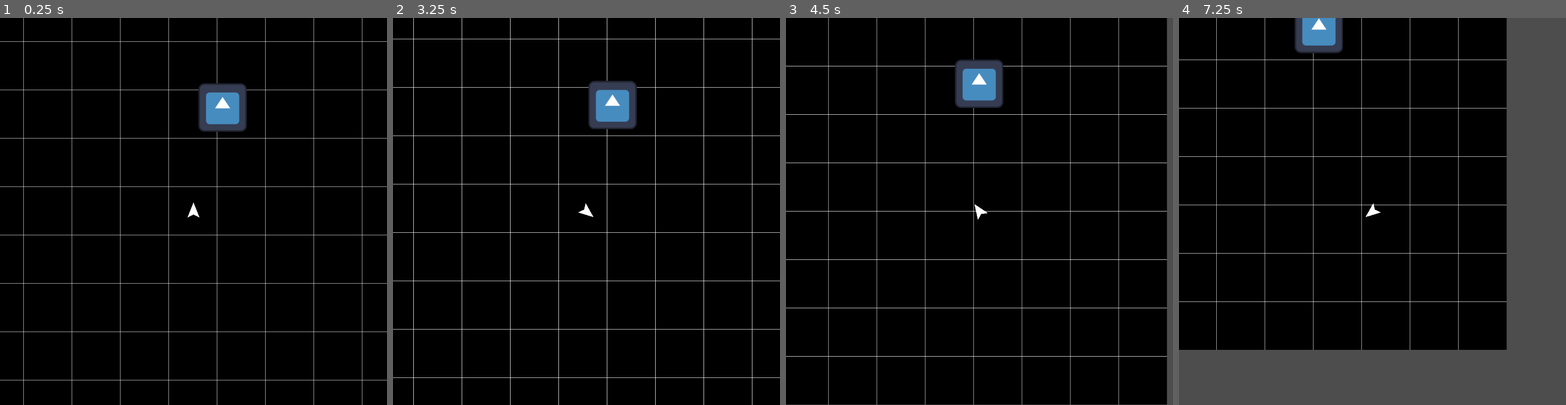
Above: before the commit, frames 1-4 (left to right).
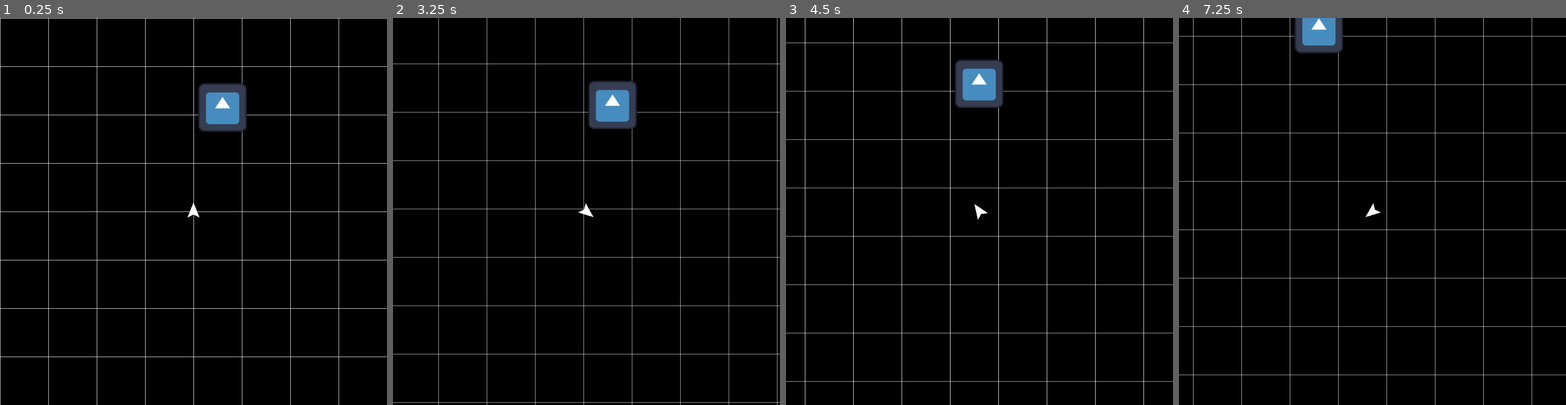
Above: after the commit, the same moments.

Repository: Trantarius/ArcadeGame
Game: Godot game, scene res://main.tscn
Two runs of this game, one before a commit and one after it. Both use one fixed random seed, a clock stepped at 60 frames per second and the inputs below. The engine's default icon, where the game draws it, is replaced by a stand-in: a white triangle on a blue panel in a dark square.
Inputs:
- Up to frame 1 (0.25 s): no input
- Up to frame 2 (3.25 s): tap Enter at 0.5 s; hold D (right) 0.53-1.28 s; hold A (left) 1.28-2.03 s; hold D (right) 2.03-2.78 s; hold W (forward) from 2.78 s (still down)
- Up to frame 3 (4.5 s): release W (forward) at 3.53 s; hold A (left) from 3.53 s (still down)
- Up to frame 4 (7.25 s): release A (left) at 5.78 s; hold D (right) 5.78-6.53 s; hold W (forward) from 6.53 s (still down)

The runs differ from the first frame. In frame 1, 5.8% of the frame differs, in the area x 0-100%, y 0-100%; in frame 2, 5.8%; in frame 3, 7.1%; in frame 4, 31%.

Commit message:
'infinite' background

Diff:
--- /dev/null
+++ b/BackgroundTexture.gd
@@ -0,0 +1,14 @@
+class_name BackgroundTexture
+extends TextureRect
+
+## If true, the point (0,0) on the canvas will be at the center of the texture instead of the corner
+@export var centered:bool
+
+func _process(_delta: float) -> void:
+	var vp_rect:Rect2 = get_canvas_transform().affine_inverse() * get_viewport_rect()
+	var target_start:Vector2 = (vp_rect.position/texture.get_size()).floor()*texture.get_size()
+	var target_end:Vector2 = (vp_rect.end/texture.get_size()).ceil()*texture.get_size()
+	global_position = target_start
+	if(centered):
+		global_position -= texture.get_size()/2
+	size = target_end-global_position
--- a/Player.gd
+++ b/Player.gd
@@ -13,11 +13,10 @@
 # position the previous frame, used for correcting velocity
 var old_position:Vector2
 
-func _ready():
+func _ready()->void:
 	old_position=position
 
 func _physics_process(delta: float) -> void:
-	var pre_move_position:Vector2 = position
 
 	# since 'left' and 'right' are buttons, this will always be -1, 0, or 1
 	var rotation_input:float = Input.get_axis('left','right')
--- a/main.tscn
+++ b/main.tscn
@@ -1,6 +1,7 @@
-[gd_scene load_steps=5 format=3 uid="uid://gvye6ccvjd55"]
+[gd_scene load_steps=6 format=3 uid="uid://gvye6ccvjd55"]
 
 [ext_resource type="Texture2D" uid="uid://4xhd4jghtml5" path="res://grid.png" id="1_ennhv"]
+[ext_resource type="Script" path="res://BackgroundTexture.gd" id="2_0i1pn"]
 [ext_resource type="Script" path="res://Player.gd" id="2_o4bqb"]
 [ext_resource type="Texture2D" uid="uid://bude4na0hnosm" path="res://icon.svg" id="3_nlt01"]
 
@@ -13,7 +14,7 @@
 layer = -1
 follow_viewport_enabled = true
 
-[node name="Background" type="TextureRect" parent="BackgroundLayer"]
+[node name="BackgroundTexture" type="TextureRect" parent="BackgroundLayer"]
 texture_filter = 1
 offset_left = -578.0
 offset_top = -578.0
@@ -21,6 +22,7 @@
 offset_bottom = 574.0
 texture = ExtResource("1_ennhv")
 stretch_mode = 1
+script = ExtResource("2_0i1pn")
 
 [node name="UILayer" type="CanvasLayer" parent="."]
 
